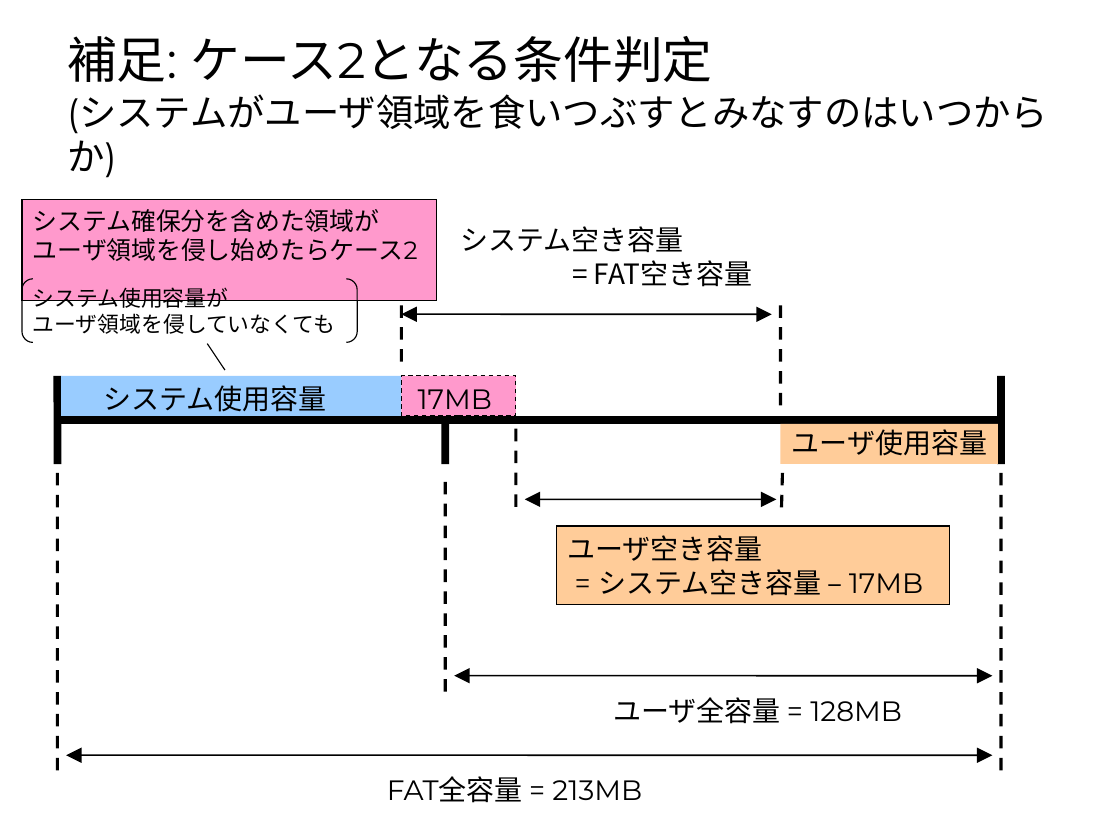
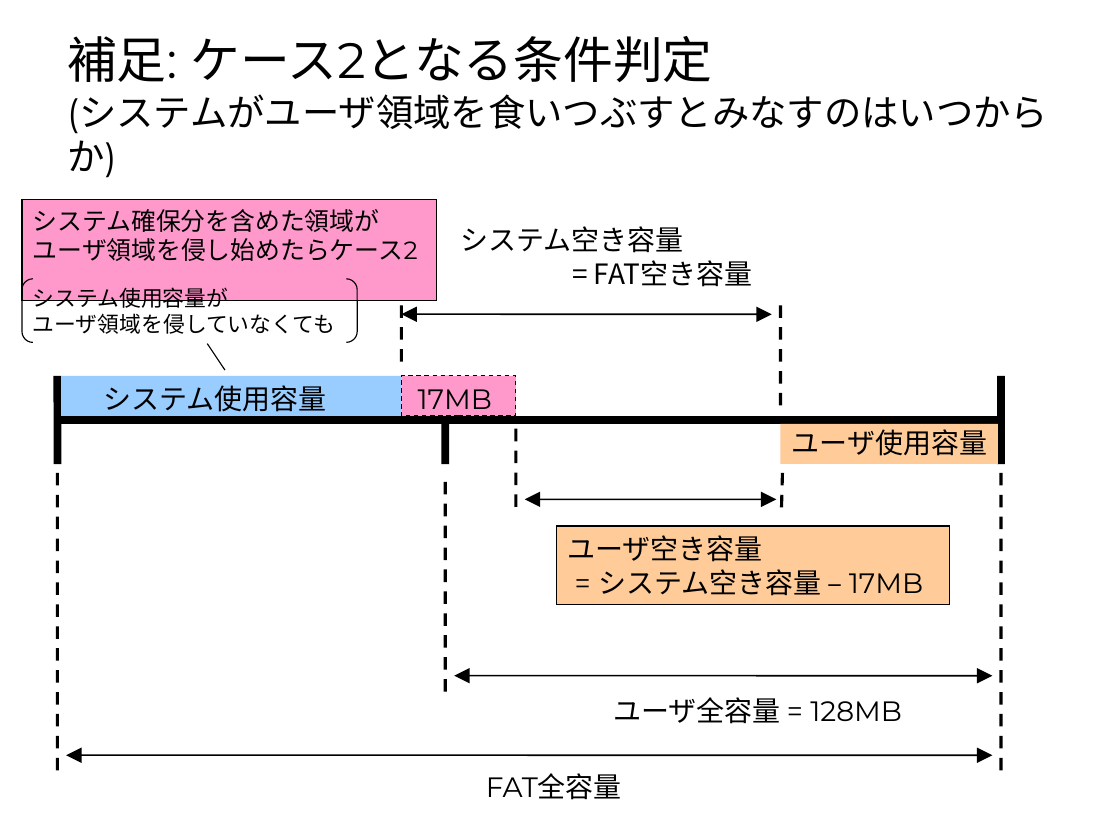
Before and after one commit to rvtr/TwlIPL, a slide deck: slide 4 of docs/NANDシステム領域とユーザ領域の計算方法.ppt (slide 5 before the commit). Drawn at 1120x840 pixels with LibreOffice and Linux fonts; fonts in the diff are those of the drawing. Boxes give left, top, right and bottom in pixels: in the first picture for what was removed or moved away, otherwise in the second. Text is boxed around its words. In the diff, an @@ line names an element or a change of style, - is before the commit and + after.

Commit message:
システム領域とユーザ領域の計算方法の説明にAPIとの対応を追記。

```diff
--- a/docs/NANDシステム領域とユーザ領域の計算方法.ppt
+++ b/docs/NANDシステム領域とユーザ領域の計算方法.ppt
@@ text at (486, 773, 622, 800): text changed @@
-FAT全容量 = 213MB
+FAT全容量
```
Also in this commit, not shown: 3 other slides changed, 1 slide removed, 1 other file.
